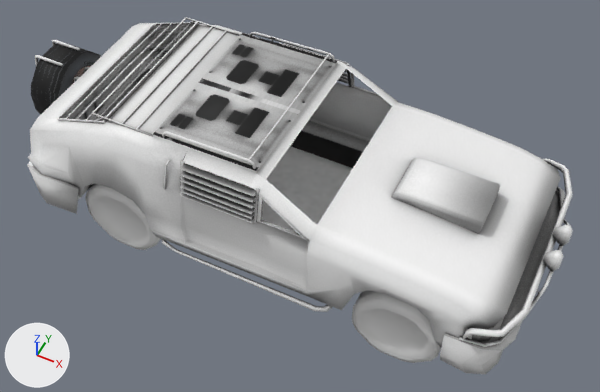
Two versions of the FBX model Assets/Art/Models/Racing/MustandPostApocolyptic.fbx, one commit apart.
Rendered twice from a 50 mm camera at (1.44, -2.99, 3.71) aimed at (0.0, -0.1, 0.1). The axes (+X, +Y, +Z) are drawn at lower left. The lights are the same throughout. Where no turn or scale is listed for an object, it has been applied to the vertices. Vertices at the same position are counted once.

Objects in the first picture: 'Rear', 'Wheel.001', 'Wheel.002'.
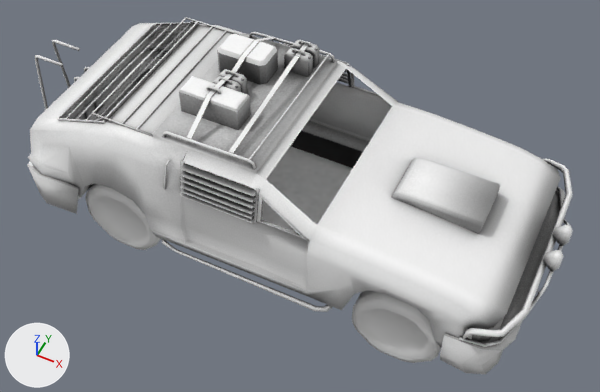
Diff of the bpy script that builds the scene:
```diff
--- a/Assets/Art/Models/Racing/MustandPostApocolyptic.fbx.py
+++ b/Assets/Art/Models/Racing/MustandPostApocolyptic.fbx.py
@@ me_cube @@
 # used by ob_rear; location = (0.0, 0.0, 0.0)
-me_cube.from_pydata(...)  # 1663 vertices, 1463 faces; spans x -1.83..1.48, y -0.67..0.67, z -0.13..0.71
+me_cube.from_pydata(...)  # 1882 vertices, 1612 faces; spans x -1.83..1.48, y -0.67..0.67, z -0.13..0.83
+# me_cube part 1: 284 vertices added at x -0.64..-0.14, y -0.48..0.48, z 0.64..0.83
+# me_cube part 2: 1 vertex moved within x -1.59, y -0.12, z 0.01; 65 vertices removed from x -1.82..-1.59, y -0.23..0.24, z -0.02..0.46
+# me_cube part 3: 4 kept faces spanning x -0.68..-0.05, y -0.49..0.49, z 0.64..0.66 get new texture (UV) coordinates
 me_cube.materials.append(mat_car)
-me_cube.materials.append(mat_wheel)  # picture img_wheel2_png
```

Pixel boxes [x1, y1, x2, y2] of what changed, in the pictures (600 x 392 px):
part 1 of me_cube, added
    after: [179, 34, 319, 153]
part 2 of me_cube, cut back (black)
    before: [31, 43, 101, 114]
part 3 of me_cube, surface changed
    both: [153, 33, 337, 171]
